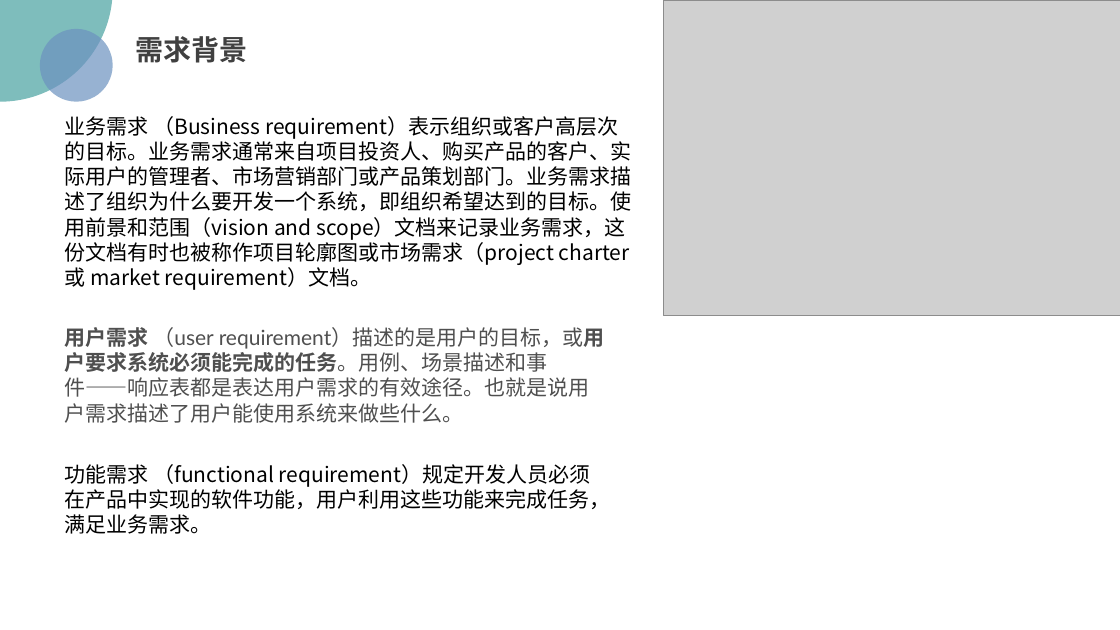
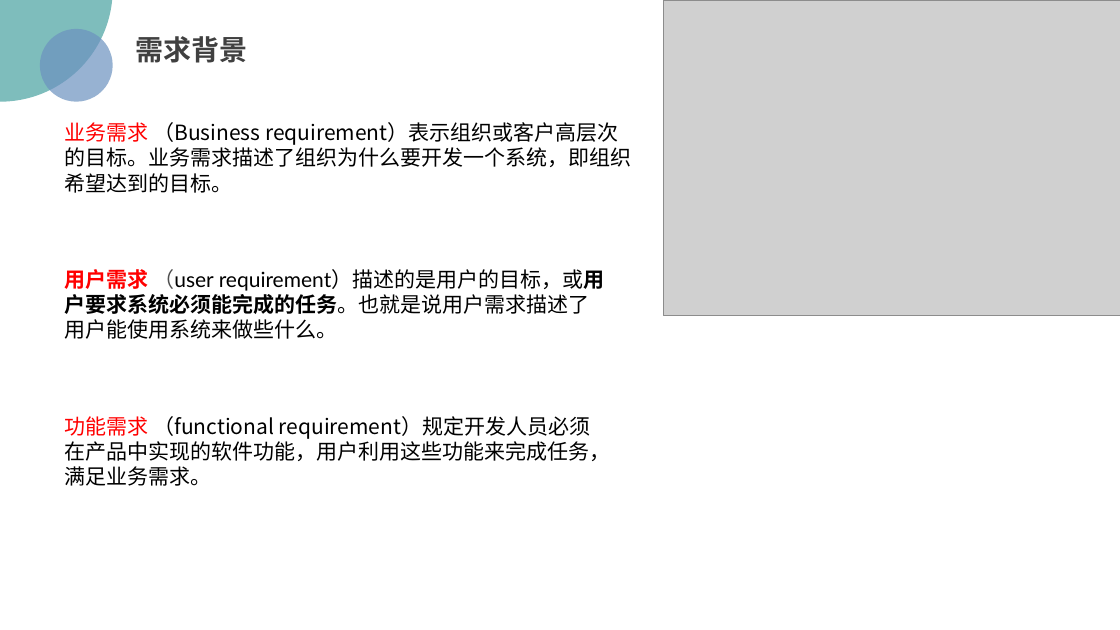
Before and after one commit to PRD2018/PRD2018-G15, a slide deck: slide 15 of 受控文档/02-其他任务/[PRD-15]UML概述.pptx. Drawn at 1120x630 pixels with LibreOffice and Linux fonts; fonts in the diff are those of the drawing; grey boxes stand for pictures; background and template pictures are left out. Boxes give left, top, right and bottom in pixels: in the first picture for what was removed or moved away, otherwise in the second. Text is boxed around its words. In the diff, an @@ line names an element or a change of style, - is before the commit and + after.

Commit message:
2018-10-19
修改了uml概述ppt的部分内容
完成了OBS 与WBS图

```diff
--- a/受控文档/02-其他任务/[PRD-15]UML概述.pptx
+++ b/受控文档/02-其他任务/[PRD-15]UML概述.pptx
@@ text at (x1=65, y1=122, x2=632, y2=193): text changed @@
-业务需求 （Business requirement）表示组织或客户高层次的目标。业务需求通常来自项目投资人、购买产品的客户、实际用户的管理者、市场营销部门或产品策划部门。业务需求描述了组织为什么要开发一个系统，即组织希望达到的目标。使用前景和范围（vision and scope）文档来记录业务需求，这份文档有时也被称作项目轮廓图或市场需求（project charter 或 market requirement）文档。
+业务需求 （Business requirement）表示组织或客户高层次的目标。业务需求描述了组织为什么要开发一个系统，即组织希望达到的目标。
@@ text at (x1=65, y1=269, x2=605, y2=339): text changed; text colour #4F4F4F to #000000 @@
-用户需求 （user requirement）描述的是用户的目标，或用户要求系统必须能完成的任务。用例、场景描述和事件――响应表都是表达用户需求的有效途径。也就是说用户需求描述了用户能使用系统来做些什么。
+用户需求 （user requirement）描述的是用户的目标，或用户要求系统必须能完成的任务。也就是说用户需求描述了用户能使用系统来做些什么。
@@ text "功能需求 （functional requirement）规定开发人员必须在产品中实现的软件功能，用户利用这些功能来完成 ..." moved from (x1=65, y1=464, x2=611, y2=534) to (x1=65, y1=416, x2=611, y2=486) @@
@@ text "功能需求 （functional requirement）规定开发人员必须在产品中实现的软件功能，用户利用这些功能来完成 ..." at (x1=65, y1=416, x2=611, y2=486): text colour #000000 to #FF0000 in "功能需求" @@
```
Also in this commit, not shown: 20 other slides changed, 1 slide added, 1 slide removed, 2 other files.
